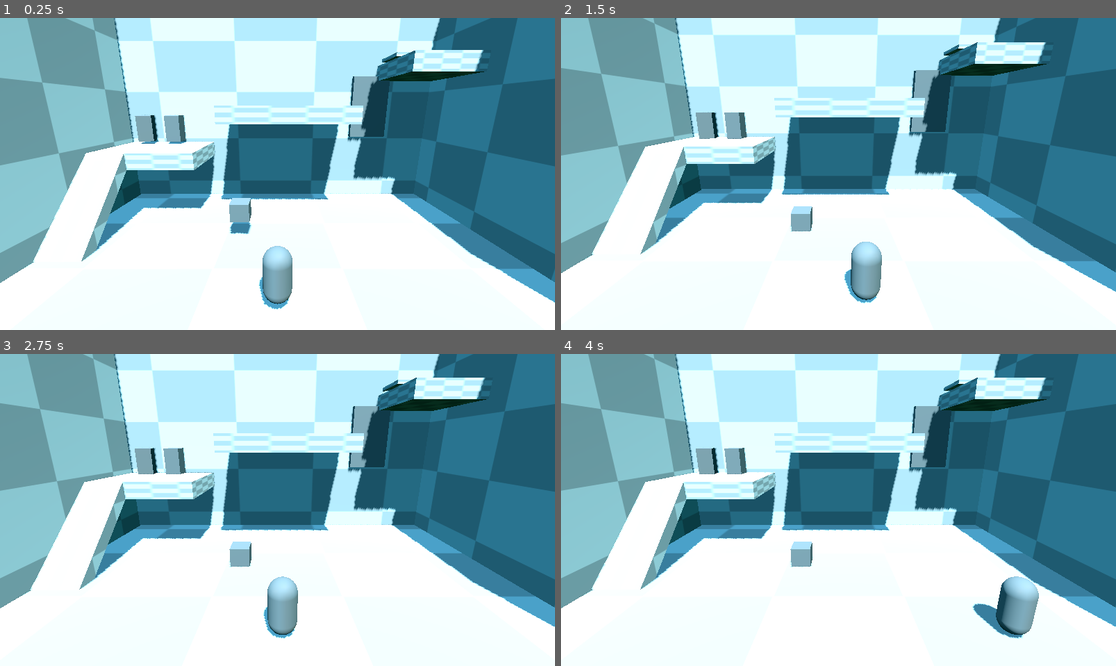
Above: before the commit, frames 1-4 (two rows, left to right).
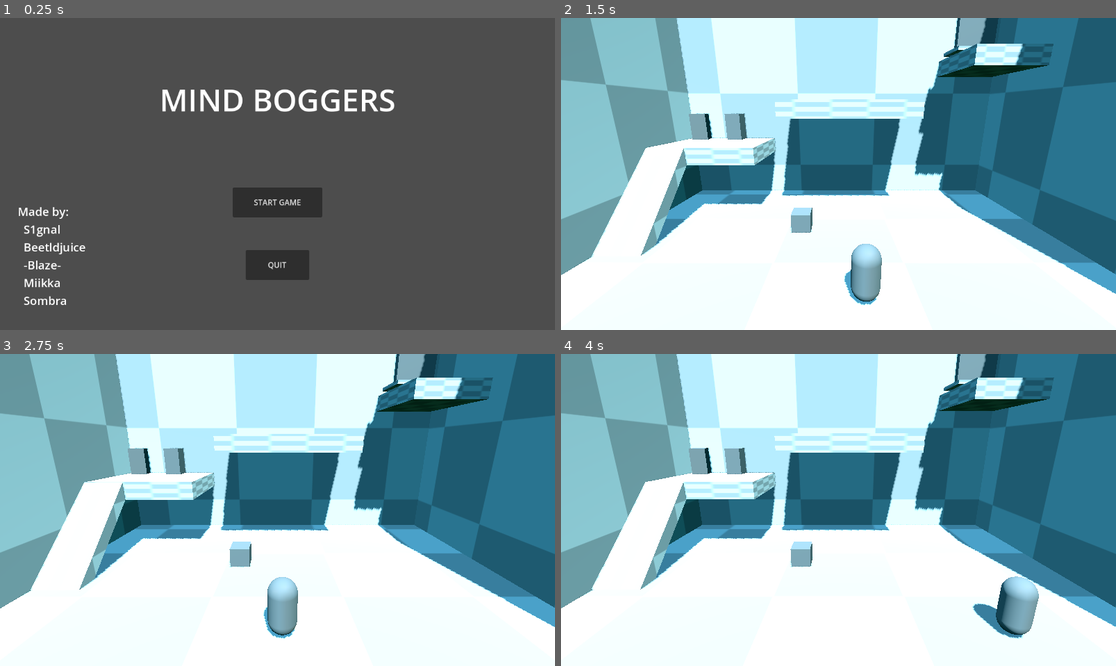
Above: after the commit, the same moments.

Repository: BernardoFPereira/crossing-latidudes_2025
Game: Godot game, scene res://MainMenu.tscn
Same seed, same stepped clock (60 frames per second), same inputs: the game is played once before the commit and once after it. Before the commit the project starts from res://level.tscn.
Inputs (mouse positions are in pixels of both pictures, inside the frame that each line leads up to):
- Up to frame 1 (0.25 s): no input
- Up to frame 2 (1.5 s): click (838, 202) at 0.5 s, where only the run after the commit has a clickable "START GAME"; move the mouse to (960, 158) at 1.27 s; hold D (move_right) from 1.28 s (still down); tap Space (lift_object) at 1.35 s
- Up to frame 3 (2.75 s): tap Shift (lower_object) at 1.55, 2.1 s; move the mouse to (166, 525) at 2.02 s; release D (move_right) at 2.03 s; hold A (move_left) from 2.03 s (still down); click (166, 525) at 2.3 s
- Up to frame 4 (4 s): move the mouse to (894, 441) at 2.77 s; release A (move_left) at 2.78 s; press the mouse at (894, 441) at 2.78 s; hold D (move_right) from 2.78 s (still down); tap Space (lift_object) at 3.05, 3.6 s; move the mouse to (810, 572) at 3.52 s; release the mouse at (810, 572) at 3.53 s; tap Shift (lower_object) at 3.8 s

The runs differ from the first frame. In frame 1, 99% of the frame differs, in the area x 0-100%, y 0-100%; in frame 2, 36%; in frame 3, 34%; in frame 4, 34%.

Commit message:
Menus added + object control tweaked

Diff:
--- a/BasePossessable.tscn
+++ b/BasePossessable.tscn
@@ -1,9 +1,6 @@
-[gd_scene load_steps=2 format=3 uid="uid://cad2jo62bpiba"]
-
-[ext_resource type="Script" uid="uid://3gpcnxge0j63" path="res://posessable.gd" id="1_45n6u"]
+[gd_scene format=3 uid="uid://cad2jo62bpiba"]
 
 [node name="Node3D" type="Node3D"]
-script = ExtResource("1_45n6u")
 metadata/_edit_group_ = true
 
 [node name="Possessable" type="RigidBody3D" parent="."]
--- /dev/null
+++ b/MainMenu.tscn
@@ -0,0 +1,82 @@
+[gd_scene load_steps=4 format=3 uid="uid://emw5pmq8fxth"]
+
+[ext_resource type="Script" uid="uid://bqw3tqe5yi5w7" path="res://main_menu.gd" id="1_i26rj"]
+
+[sub_resource type="LabelSettings" id="LabelSettings_kjwba"]
+font_size = 64
+
+[sub_resource type="LabelSettings" id="LabelSettings_i26rj"]
+font_size = 24
+
+[node name="MainMenu" type="Control"]
+layout_mode = 3
+anchors_preset = 15
+anchor_right = 1.0
+anchor_bottom = 1.0
+grow_horizontal = 2
+grow_vertical = 2
+script = ExtResource("1_i26rj")
+
+[node name="Label" type="Label" parent="."]
+layout_mode = 1
+anchors_preset = 5
+anchor_left = 0.5
+anchor_right = 0.5
+offset_left = -61.5
+offset_top = 125.0
+offset_right = 61.5
+offset_bottom = 148.0
+grow_horizontal = 2
+text = "MIND BOGGERS"
+label_settings = SubResource("LabelSettings_kjwba")
+
+[node name="Label2" type="Label" parent="."]
+layout_mode = 1
+anchors_preset = 2
+anchor_top = 1.0
+anchor_bottom = 1.0
+offset_left = 37.0
+offset_top = -263.0
+offset_right = 284.0
+offset_bottom = -44.0
+grow_vertical = 0
+text = "Made by:
+  S1gnal
+  Beetldjuice
+  -Blaze-
+  Miikka
+  Sombra"
+label_settings = SubResource("LabelSettings_i26rj")
+
+[node name="ButtonStart" type="Button" parent="."]
+layout_mode = 1
+anchors_preset = 8
+anchor_left = 0.5
+anchor_top = 0.5
+anchor_right = 0.5
+anchor_bottom = 0.5
+offset_left = -93.0
+offset_top = 28.0
+offset_right = 93.0
+offset_bottom = 90.0
+grow_horizontal = 2
+grow_vertical = 2
+text = "START GAME"
+
+[node name="ButtonQuit" type="Button" parent="."]
+layout_mode = 1
+anchors_preset = 8
+anchor_left = 0.5
+anchor_top = 0.5
+anchor_right = 0.5
+anchor_bottom = 0.5
+offset_left = -66.0
+offset_top = 158.0
+offset_right = 66.0
+offset_bottom = 220.0
+grow_horizontal = 2
+grow_vertical = 2
+text = "QUIT"
+
+[connection signal="pressed" from="ButtonStart" to="." method="_on_button_pressed"]
+[connection signal="pressed" from="ButtonQuit" to="." method="_on_button_quit_pressed"]
--- /dev/null
+++ b/level.gd
@@ -0,0 +1,14 @@
+extends Node
+
+@onready var win_menu: Control = $CanvasLayer/WinMenu
+
+func _on_button_again_pressed() -> void:
+	get_tree().reload_current_scene()
+
+func _on_button_quit_pressed() -> void:
+	get_tree().quit()
+
+func _on_win_area_body_entered(body: Node3D) -> void:
+	if body.is_in_group("Player"):
+		win_menu.visible = true
+	pass # Replace with function body.
--- a/level.tscn
+++ b/level.tscn
@@ -1,5 +1,6 @@
-[gd_scene load_steps=20 format=4 uid="uid://cmimn1y5jvm0l"]
-
+[gd_scene load_steps=24 format=4 uid="uid://cmimn1y5jvm0l"]
+
+[ext_resource type="Script" uid="uid://qf3yjae6so34" path="res://level.gd" id="1_n6hdu"]
 [ext_resource type="Script" uid="uid://dklv762g16xd7" path="res://player.gd" id="1_u52ul"]
 [ext_resource type="Script" uid="uid://b1kfpqn8cmhhl" path="res://character_rig.gd" id="1_vonw3"]
 [ext_resource type="Script" uid="uid://3gpcnxge0j63" path="res://posessable.gd" id="3_oi3di"]
@@ -69,7 +70,21 @@
 [sub_resource type="ConvexPolygonShape3D" id="ConvexPolygonShape3D_f2txt"]
 points = PackedVector3Array(0.5, 0.5, 0.5, 0.5, 0.5, -0.5, -0.5, 0.5, 0.5, 0.5, -0.5, 0.5, 0.5, -0.5, -0.5, -0.5, 0.5, -0.5, -0.5, -0.5, 0.5, -0.5, -0.5, -0.5)
 
+[sub_resource type="StyleBoxFlat" id="StyleBoxFlat_1ainy"]
+bg_color = Color(0, 0, 0, 0.298039)
+corner_radius_top_left = 16
+corner_radius_top_right = 16
+corner_radius_bottom_right = 16
+corner_radius_bottom_left = 16
+
+[sub_resource type="LabelSettings" id="LabelSettings_n6hdu"]
+font_size = 24
+
+[sub_resource type="BoxShape3D" id="BoxShape3D_n6hdu"]
+size = Vector3(1.68628, 2.88293, 1)
+
 [node name="Level" type="Node"]
+script = ExtResource("1_n6hdu")
 
 [node name="Blocks" type="Node" parent="."]
 
@@ -89,22 +104,22 @@
 size = Vector3(22, 1, 16.937)
 
 [node name="CSGBox3D5" type="CSGBox3D" parent="Blocks"]
-transform = Transform3D(1, 0, 0, 0, 1, 0, 0, 0, 1, 11.0652, 6.14934, 0.238042)
-material_override = ExtResource("5_1ainy")
-use_collision = true
-size = Vector3(0.381836, 13.2785, 16.9276)
+transform = Transform3D(1, 0, 0, 0, 1, 0, 0, 0, 1, 11.0652, 10.0101, 0.238042)
+material_override = ExtResource("5_1ainy")
+use_collision = true
+size = Vector3(0.381836, 21, 16.9276)
 
 [node name="CSGBox3D6" type="CSGBox3D" parent="Blocks"]
-transform = Transform3D(1, 0, 0, 0, 1, 0, 0, 0, 1, -11.02, 6.18596, 0.802185)
-material_override = ExtResource("5_1ainy")
-use_collision = true
-size = Vector3(0.381836, 13.2053, 16.9276)
+transform = Transform3D(1, 0, 0, 0, 1, 0, 0, 0, 1, -11.02, 10.0833, 0.719632)
+material_override = ExtResource("5_1ainy")
+use_collision = true
+size = Vector3(0.381836, 21, 17.0927)
 
 [node name="CSGBox3D7" type="CSGBox3D" parent="Blocks"]
-transform = Transform3D(-4.37114e-08, 0, 1, 0, 1, 0, -1, 0, -4.37114e-08, -0.139911, 6.16643, -8.03398)
-material_override = ExtResource("5_1ainy")
-use_collision = true
-size = Vector3(0.381836, 13.2443, 22.3281)
+transform = Transform3D(-4.37114e-08, 0, 1, 0, 1, 0, -1, 0, -4.37114e-08, -0.139911, 10.0443, -8.03398)
+material_override = ExtResource("5_1ainy")
+use_collision = true
+size = Vector3(0.381836, 21, 22.3281)
 
 [node name="CSGBox3D2" type="CSGBox3D" parent="Blocks"]
 transform = Transform3D(1, 0, 0, 0, 1, 0, 0, 0, 1, -7.90391, 3.7427, -5.5)
@@ -125,7 +140,7 @@
 size = Vector3(3.9, 1, 5)
 
 [node name="CSGBox3D4" type="CSGBox3D" parent="Blocks"]
-transform = Transform3D(1, 0, 0, 0, 1, 0, 0, 0, 1, 6.56099, 6.7495, -7.68285)
+transform = Transform3D(1, 0, 0, 0, 1, 0, 0, 0, 1, 9.20967, 11.5718, -7.68285)
 use_collision = true
 size = Vector3(2.4939, 4.17584, 0.498535)
 
@@ -175,6 +190,8 @@
 [node name="Plank" type="RigidBody3D" parent="Posessables"]
 transform = Transform3D(0.999578, 0.0290209, 0, -0.0290209, 0.999578, 0, 0, 0, 1, 8.72773, 9.90656, -5.40052)
 collision_mask = 3
+axis_lock_angular_x = true
+axis_lock_angular_y = true
 freeze_mode = 1
 script = ExtResource("3_oi3di")
 metadata/_edit_group_ = true
@@ -191,13 +208,11 @@
 [node name="CollisionShape3D" type="CollisionShape3D" parent="Posessables/Plank"]
 shape = SubResource("ConvexPolygonShape3D_n6hdu")
 
-[node name="RayCast3D" type="RayCast3D" parent="Posessables/Plank"]
-target_position = Vector3(0, -10, 0)
-hit_from_inside = true
-
 [node name="FileCabinet" type="RigidBody3D" parent="Posessables"]
 transform = Transform3D(1, 0, 0, 0, 1, 0, 0, 0, 1, -7.37841, 5.5901, -7.25188)
 collision_mask = 3
+axis_lock_angular_x = true
+axis_lock_angular_y = true
 freeze_mode = 1
 script = ExtResource("3_oi3di")
 metadata/_edit_group_ = true
@@ -213,12 +228,11 @@
 [node name="CollisionShape3D" type="CollisionShape3D" parent="Posessables/FileCabinet"]
 shape = SubResource("ConvexPolygonShape3D_1ainy")
 
-[node name="RayCast3D" type="RayCast3D" parent="Posessables/FileCabinet"]
-target_position = Vector3(0, -10, 0)
-
 [node name="FileCabinet2" type="RigidBody3D" parent="Posessables"]
-transform = Transform3D(0.970494, 0, 0.241126, 0, 1, 0, -0.241126, 0, 0.970494, -9.44033, 5.5901, -7.25188)
-collision_mask = 3
+transform = Transform3D(0.970494, 0, 0.241126, 0, 1, 0, -0.241126, 0, 0.970494, -9.92074, 5.5901, -7.25188)
+collision_mask = 3
+axis_lock_angular_x = true
+axis_lock_angular_y = true
 freeze_mode = 1
 script = ExtResource("3_oi3di")
 metadata/_edit_group_ = true
@@ -234,12 +248,11 @@
 [node name="CollisionShape3D" type="CollisionShape3D" parent="Posessables/FileCabinet2"]
 shape = SubResource("ConvexPolygonShape3D_1ainy")
 
-[node name="RayCast3D" type="RayCast3D" parent="Posessables/FileCabinet2"]
-target_position = Vector3(0, -10, 0)
-
 [node name="Box" type="RigidBody3D" parent="Posessables"]
 transform = Transform3D(1, 0, 0, 0, 1, 0, 0, 0, 1, -1.96038, 1.75168, -1.44657)
 collision_mask = 3
+axis_lock_angular_x = true
+axis_lock_angular_y = true
 script = ExtResource("3_oi3di")
 metadata/_edit_group_ = true
 
@@ -253,12 +266,98 @@
 [node name="CollisionShape3D" type="CollisionShape3D" parent="Posessables/Box"]
 shape = SubResource("ConvexPolygonShape3D_f2txt")
 
-[node name="RayCast3D" type="RayCast3D" parent="Posessables/Box"]
-target_position = Vector3(0, -10, 0)
-
 [node name="Possessable" parent="Posessables" instance=ExtResource("6_1ainy")]
 transform = Transform3D(1, 0, 0, 0, 1, 0, 0, 0, 1, 0, 1.12957, 0.340493)
-collision_mask = 3
+
+[node name="CanvasLayer" type="CanvasLayer" parent="."]
+
+[node name="WinMenu" type="Control" parent="CanvasLayer"]
+visible = false
+layout_mode = 3
+anchors_preset = 8
+anchor_left = 0.5
+anchor_top = 0.5
+anchor_right = 0.5
+anchor_bottom = 0.5
+offset_left = -147.0
+offset_top = -172.0
+offset_right = 147.0
+offset_bottom = 172.0
+grow_horizontal = 2
+grow_vertical = 2
+
+[node name="Panel" type="Panel" parent="CanvasLayer/WinMenu"]
+layout_mode = 1
+anchors_preset = 15
+anchor_right = 1.0
+anchor_bottom = 1.0
+grow_horizontal = 2
+grow_vertical = 2
+theme_override_styles/panel = SubResource("StyleBoxFlat_1ainy")
+
+[node name="Label" type="Label" parent="CanvasLayer/WinMenu/Panel"]
+layout_mode = 1
+anchors_preset = 5
+anchor_left = 0.5
+anchor_right = 0.5
+offset_left = -86.0
+offset_top = 300.0
+offset_right = 86.0
+offset_bottom = 323.0
+grow_horizontal = 2
+text = "Thank you for playing!"
+
+[node name="Label2" type="Label" parent="CanvasLayer/WinMenu/Panel"]
+layout_mode = 1
+anchors_preset = 5
+anchor_left = 0.5
+anchor_right = 0.5
+offset_left = -86.0
+offset_top = 37.0
+offset_right = 86.0
+offset_bottom = 71.0
+grow_horizontal = 2
+text = "YOU DID IT!"
+label_settings = SubResource("LabelSettings_n6hdu")
+horizontal_alignment = 1
+
+[node name="ButtonAgain" type="Button" parent="CanvasLayer/WinMenu/Panel"]
+layout_mode = 1
+anchors_preset = 8
+anchor_left = 0.5
+anchor_top = 0.5
+anchor_right = 0.5
+anchor_bottom = 0.5
+offset_left = -74.0
+offset_top = -50.0
+offset_right = 74.0
+offset_bottom = -3.0
+grow_horizontal = 2
+grow_vertical = 2
+text = "Play Again?"
+
+[node name="ButtonQuit" type="Button" parent="CanvasLayer/WinMenu/Panel"]
+self_modulate = Color(0.926334, 0.535794, 0.577975, 1)
+layout_mode = 1
+anchors_preset = 8
+anchor_left = 0.5
+anchor_top = 0.5
+anchor_right = 0.5
+anchor_bottom = 0.5
+offset_left = -32.0
+offset_top = 44.0
+offset_right = 32.0
+offset_bottom = 75.0
+grow_horizontal = 2
+grow_vertical = 2
+text = "QUIT"
+
+[node name="WinArea" type="Area3D" parent="."]
+transform = Transform3D(1, 0, 0, 0, 1, 0, 0, 0, 1, 9.5239, 10.7681, -7.55953)
+
+[node name="CollisionShape3D" type="CollisionShape3D" parent="WinArea"]
+transform = Transform3D(1, 0, 0, 0, 1, 0, 0, 0, 1, -0.34314, 0.370178, 0)
+shape = SubResource("BoxShape3D_n6hdu")
 
 [connection signal="mouse_entered" from="Posessables/Plank" to="Posessables/Plank" method="_on_mouse_entered"]
 [connection signal="mouse_exited" from="Posessables/Plank" to="Posessables/Plank" method="_on_mouse_exited"]
@@ -268,3 +367,6 @@
 [connection signal="mouse_exited" from="Posessables/FileCabinet2" to="Posessables/FileCabinet2" method="_on_mouse_exited"]
 [connection signal="mouse_entered" from="Posessables/Box" to="Posessables/Box" method="_on_mouse_entered"]
 [connection signal="mouse_exited" from="Posessables/Box" to="Posessables/Box" method="_on_mouse_exited"]
+[connection signal="pressed" from="CanvasLayer/WinMenu/Panel/ButtonAgain" to="." method="_on_button_again_pressed"]
+[connection signal="pressed" from="CanvasLayer/WinMenu/Panel/ButtonQuit" to="." method="_on_button_quit_pressed"]
+[connection signal="body_entered" from="WinArea" to="." method="_on_win_area_body_entered"]
--- /dev/null
+++ b/main_menu.gd
@@ -0,0 +1,7 @@
+extends Control
+
+func _on_button_pressed() -> void:
+	get_tree().change_scene_to_file("res://level.tscn")
+
+func _on_button_quit_pressed() -> void:
+	get_tree().quit()
--- a/player.gd
+++ b/player.gd
@@ -2,7 +2,8 @@
 class_name Player
 
 @export var move_speed = 5.0
-@export var lift_power := 50.0
+@export var lift_power := 40.0
+@export var max_lift_power := 200.0
 
 @onready var camera_ray: RayCast3D = $"../Camera3D/CameraRay"
 
@@ -96,12 +97,12 @@
 
 	if event.is_action("lift_object"):
 		if state == States.CONTROLLING:
-			if vertical_force < lift_power:
+			if abs(vertical_force) < max_lift_power:
 				vertical_force += lift_power
 
 	if event.is_action("lower_object"):
 		if state == States.CONTROLLING:
-			if vertical_force < lift_power:
+			if abs(vertical_force) < max_lift_power:
 				vertical_force -= lift_power
 
 	if event.is_action_released("lift_object"):
--- a/posessable.gd
+++ b/posessable.gd
@@ -2,8 +2,8 @@
 class_name Possessable
 
 @onready var highlight: MeshInstance3D = $MeshInstance3D/Highlight
-@onready var ray_cast: RayCast3D = $RayCast3D
-@onready var timer: Timer = $Timer
+#@onready var ray_cast: RayCast3D = $RayCast3D
+@onready var mesh_instance_3d: MeshInstance3D = $MeshInstance3D
 
 var selectable := false
 var player: Player
@@ -19,6 +19,9 @@
 func _ready() -> void:
 	player = get_tree().get_first_node_in_group("Player")
 	state = States.IDLE
+
+	# USE THIS FOR OUTLINE MESH
+	#mesh_instance_3d.mesh.create_outline(0.1)
 
 # Called every frame. 'delta' is the elapsed time since the previous frame.
 func _process(delta: float) -> void:
@@ -40,21 +43,22 @@
 		States.IDLE:
 			pass
 		States.POSSESSED:
+			rotation.move_toward(Vector3.ZERO, delta * 4)
 			# Make thing float
 			#recalculate_height(delta)
 			pass
 	pass
 
-func recalculate_height(delta:float):
-	ray_cast.force_raycast_update()
-	var max_ground_distance = 20
-	var ground_distance = ray_cast.get_collision_point() - global_position
-	print(ground_distance)
-	if ground_distance.length() < max_ground_distance:
-		global_position.y += ground_distance * delta
-
-	if ground_distance.length() >= max_ground_distance:
-		pass
+#func recalculate_height(delta:float):
+	#ray_cast.force_raycast_update()
+	#var max_ground_distance = 20
+	#var ground_distance = ray_cast.get_collision_point() - global_position
+	#print(ground_distance)
+	#if ground_distance.length() < max_ground_distance:
+		#global_position.y += ground_distance * delta
+	#
+	#if ground_distance.length() >= max_ground_distance:
+		#pass
 	#else:
 		#height_Pos = Vector3.UP * 2
 
@@ -72,6 +76,6 @@
 	highlight.visible = false
 	selectable = false
 
-func _on_timer_timeout() -> void:
-	print("going to possessed")
-	set_state(States.POSSESSED)
+#func _on_timer_timeout() -> void:
+	#print("going to possessed")
+	#set_state(States.POSSESSED)
--- a/project.godot
+++ b/project.godot
@@ -11,7 +11,7 @@
 [application]
 
 config/name="crossing-latitudes_2025"
-run/main_scene="uid://cmimn1y5jvm0l"
+run/main_scene="uid://emw5pmq8fxth"
 config/features=PackedStringArray("4.4", "Forward Plus")
 config/icon="res://icon.svg"
 
Not shown, added: level.gd.uid
Not shown, added: main_menu.gd.uid
